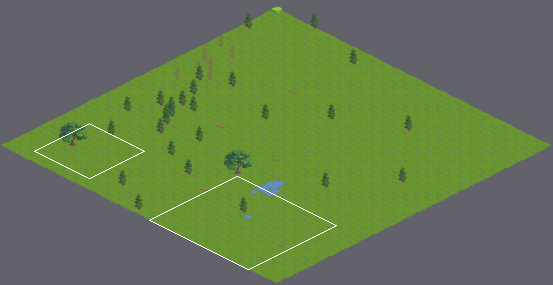
Tiled map, stored at android/assets/map.tmx. Above, an overview of the earlier version with the close-up marked.
Close-up. First the earlier version:
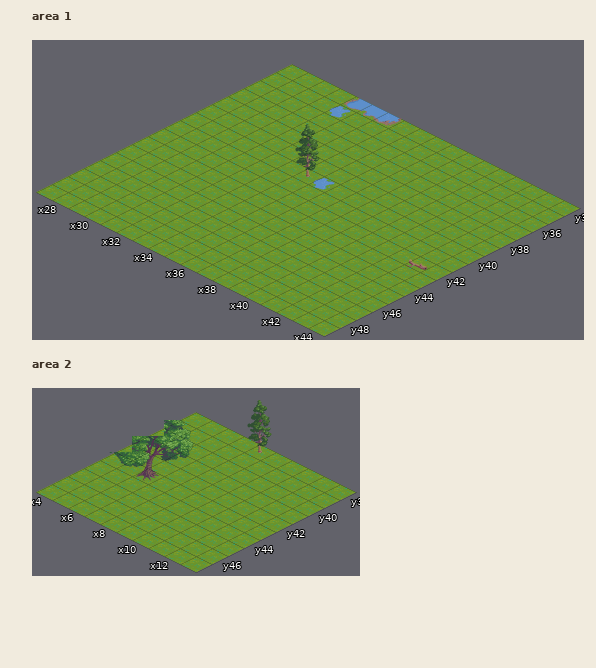
Cells are 64x32 px. Isometric: x runs down to the right, y down to the left. Shown: area 1 x 27..44, y 34..49; area 2 x 4..13, y 38..47. The commit also changed other parts of the map, which this record leaves out.
The result:
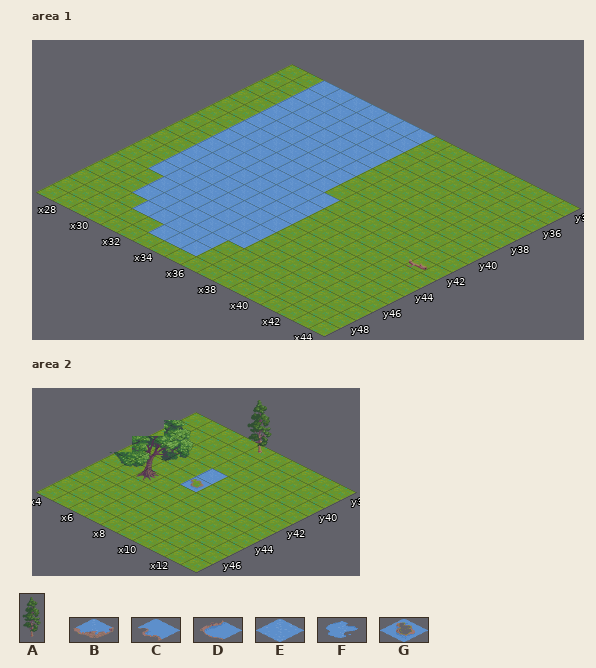
Key: from "tiles": A 72, B 170, C 171, D 173, E 174, F 211, G 212.
_ is an empty cell.
Change:
Layer "collision", area 1:
y 34: x 29..35 __DCB__ -> EEEEEEE
y 35: x 29..35 __F____ -> EEEEEEE
y 36..39: x 29..35 _______ -> EEEEEEE
y 40: x 29..35 _____AF -> EEEEEEE
y 41..44: x 29..36 ________ -> EEEEEEEE
y 45..46: x 30..36 _______ -> EEEEEEE
y 47: x 31..35 _____ -> EEEEE
y 48: x 33..35 ___ -> EEE
Layer "Tile Layer 3", area 2:
y 41: x 8 _ -> E
y 42: x 8 _ -> G
